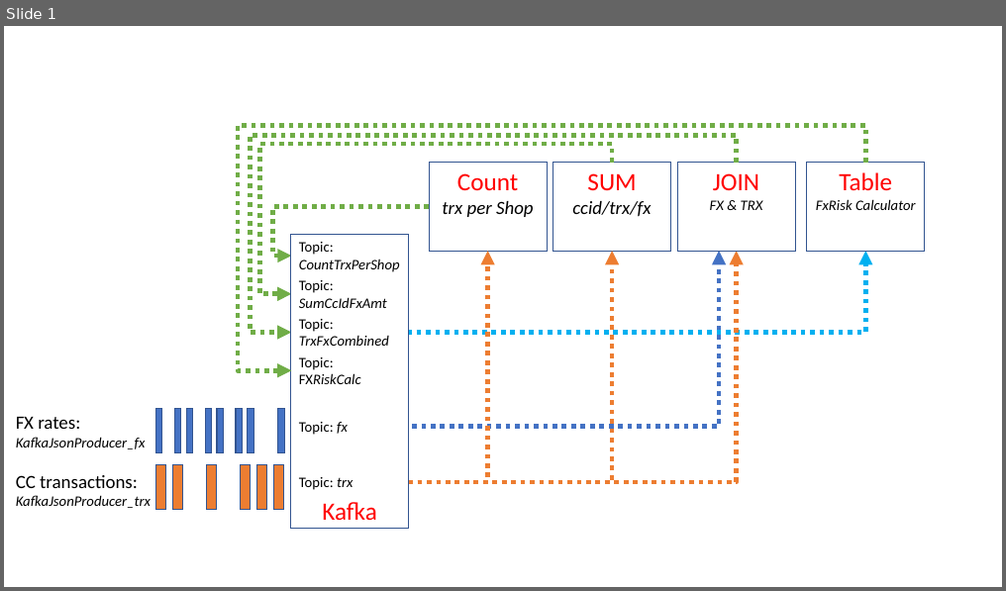
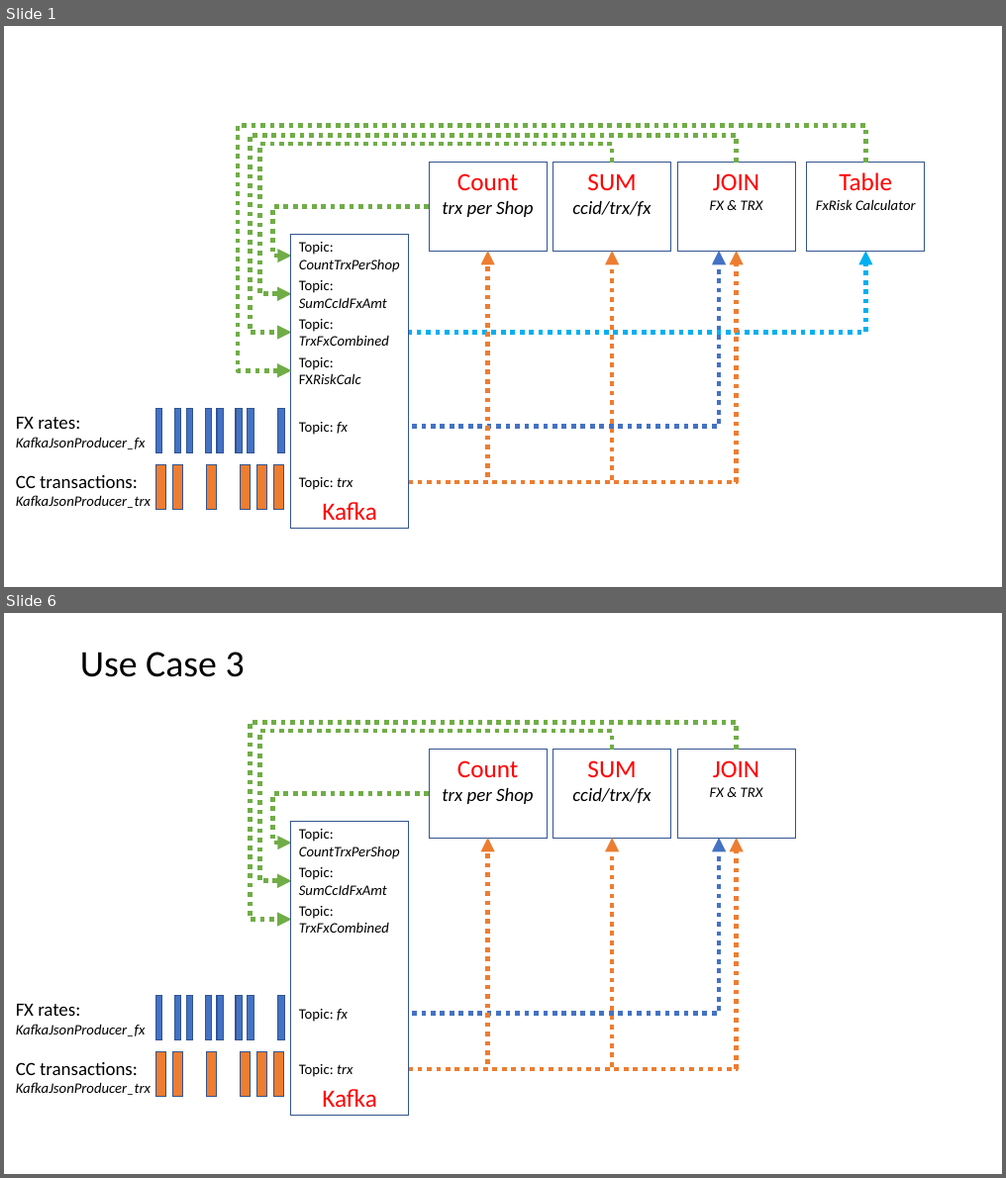
Before and after one commit to tspannhw/Streaming, a slide deck: Images/Presentation1.pptx. Shown one above the other, each under a label of ours: slide 1 before the commit, slides 1 and 6 after it; the slides between them are not shown. The pictures are 1006x591 and 1006x1178 pixels, drawn with LibreOffice and Linux fonts; fonts in the diff are those of the drawing. Boxes give left, top, right and bottom in pixels: in the first picture for what was removed or moved away, otherwise in the second. Text is boxed around its words. In the diff, an @@ line names an element or a change of style, - is before the commit and + after.

```diff
--- a/Images/Presentation1.pptx
+++ b/Images/Presentation1.pptx
@@ slide 6 added at [4,613,1002,1174], background #FFFFFF @@
@@ text added at [80,652,245,677], 36 pt, text #000000 @@
+Use Case 3
@@ elbow arrow added from (737, 750) to (291, 919), #70AD47 4.5 pt dashed @@
@@ elbow arrow added from (612, 750) to (291, 881), #70AD47 4.5 pt dashed @@
@@ rectangle added at [430,750,547,838], fill #FFFFFF, outline #325491 1 pt, 18 pt, text #000000, italic @@
+Count
+trx per Shop
@@ rectangle added at [553,750,671,838], fill #FFFFFF, outline #325491 1 pt, 18 pt, text #000000, italic @@
+SUM
+ccid/trx/fx
@@ rectangle added at [678,750,795,838], fill #FFFFFF, outline #325491 1 pt, 14 pt, text #000000, italic @@
+JOIN
+FX & TRX
@@ elbow arrow added from (430, 793) to (291, 843), #70AD47 4.5 pt dashed @@
@@ rectangle added at [291,822,408,1116], fill #FFFFFF, outline #325491 1 pt, 24 pt, text #FF0000 @@
+Kafka
@@ text added at [299,829,400,860], 14 pt, text #000000, italic @@
+Topic:
+CountTrxPerShop
@@ elbow arrow added from (355, 1014) to (719, 838), #4472C4 4.5 pt dashed @@
@@ elbow arrow added from (361, 1069) to (737, 838), #ED7D31 4.5 pt dashed @@
@@ elbow arrow added from (361, 1069) to (487, 838), #ED7D31 4.5 pt dashed @@
@@ elbow arrow added from (361, 1069) to (612, 838), #ED7D31 4.5 pt dashed @@
@@ text added at [299,867,387,895], 14 pt, text #000000, italic @@
+Topic:
+SumCcIdFxAmt
@@ text added at [299,906,389,933], 14 pt, text #000000, italic @@
+Topic:
+TrxFxCombined
@@ rectangle added at [156,996,162,1041], fill #4472C4, outline #325491 1 pt @@
@@ rectangle added at [174,996,181,1041], fill #4472C4, outline #325491 1 pt @@
@@ rectangle added at [187,996,193,1041], fill #4472C4, outline #325491 1 pt @@
@@ rectangle added at [205,996,212,1041], fill #4472C4, outline #325491 1 pt @@
@@ rectangle added at [217,996,224,1041], fill #4472C4, outline #325491 1 pt @@
@@ rectangle added at [236,996,243,1041], fill #4472C4, outline #325491 1 pt @@
@@ rectangle added at [248,996,254,1041], fill #4472C4, outline #325491 1 pt @@
@@ rectangle added at [278,996,285,1041], fill #4472C4, outline #325491 1 pt @@
@@ text added at [16,1004,146,1037], 14 pt, text #000000, italic @@
+FX rates:
+KafkaJsonProducer_fx
@@ text added at [299,1009,348,1022], 14 pt, text #000000 @@
+Topic: fx
@@ rectangle added at [156,1053,165,1096], fill #ED7D31, outline #325491 1 pt @@
@@ rectangle added at [172,1053,182,1096], fill #ED7D31, outline #325491 1 pt @@
@@ rectangle added at [206,1053,216,1096], fill #ED7D31, outline #325491 1 pt @@
@@ rectangle added at [240,1053,250,1096], fill #ED7D31, outline #325491 1 pt @@
@@ rectangle added at [257,1053,266,1096], fill #ED7D31, outline #325491 1 pt @@
@@ rectangle added at [274,1053,284,1096], fill #ED7D31, outline #325491 1 pt @@
@@ text added at [16,1062,151,1095], 14 pt, text #000000, italic @@
+CC transactions:
+KafkaJsonProducer_trx
@@ text added at [299,1064,352,1077], 14 pt, text #000000 @@
+Topic: trx
```
Also in this commit, not shown: 5 other slides added, 13 other files.
